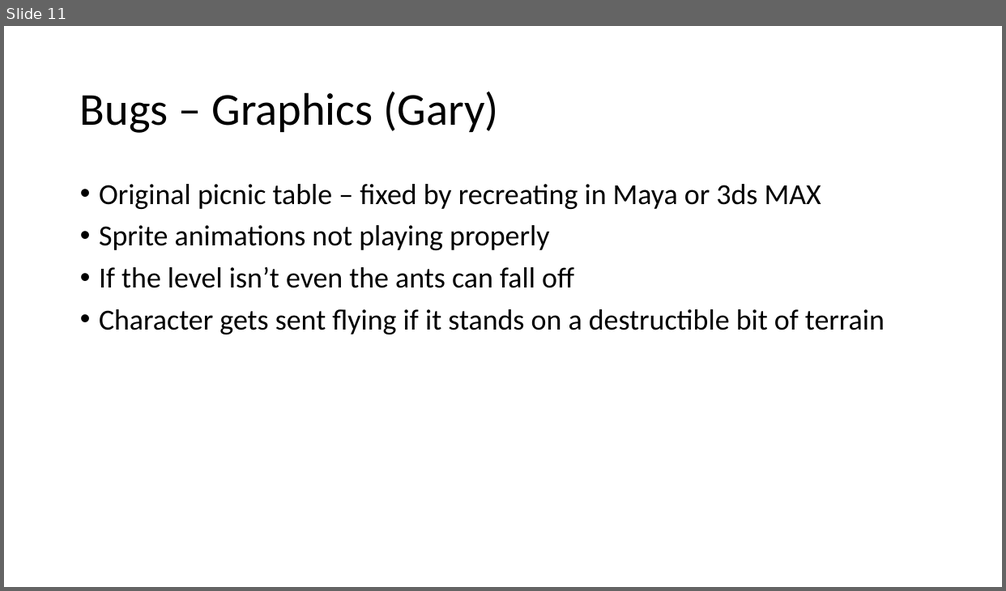
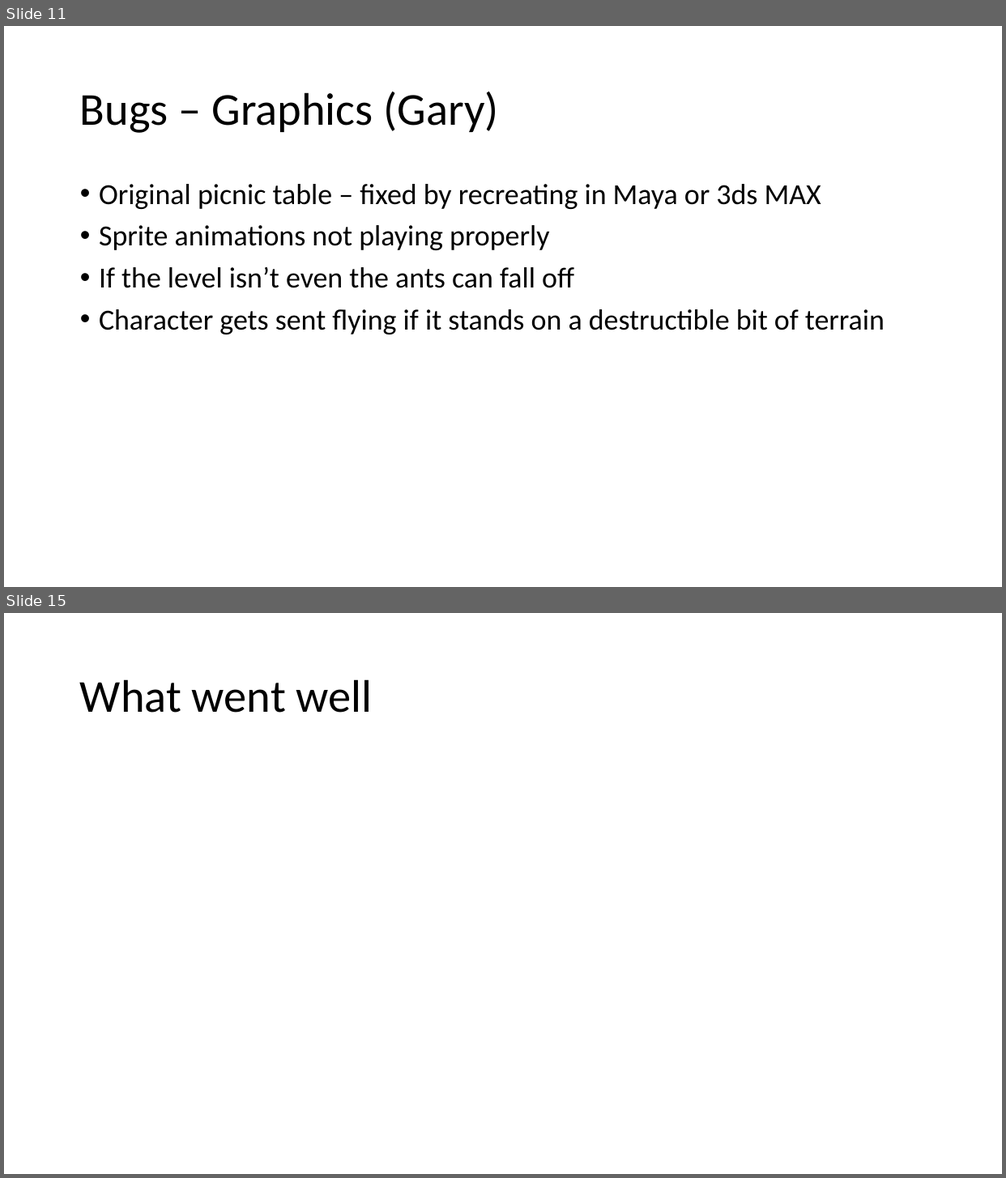
Before and after one commit to DannyStanley/TDEMO-, a slide deck: Video Presentation V2.pptx. Shown one above the other, each under a label of ours: slide 11 before the commit, slides 11 and 15 after it; the slides between them are not shown. The pictures are 1006x591 and 1006x1178 pixels, drawn with LibreOffice and Linux fonts; fonts in the diff are those of the drawing. Boxes give left, top, right and bottom in pixels: in the first picture for what was removed or moved away, otherwise in the second. Text is boxed around its words. In the diff, an @@ line names an element or a change of style, - is before the commit and + after.

```diff
--- a/Video Presentation V2.pptx
+++ b/Video Presentation V2.pptx
@@ slide 15 added at (4,613,1002,1174), background #FFFFFF @@
@@ title added at (80,679,373,713), 44 pt, text #000000 @@
+What went well
```
Also in this commit, not shown: 1 slide changed, 4 other slides added.
